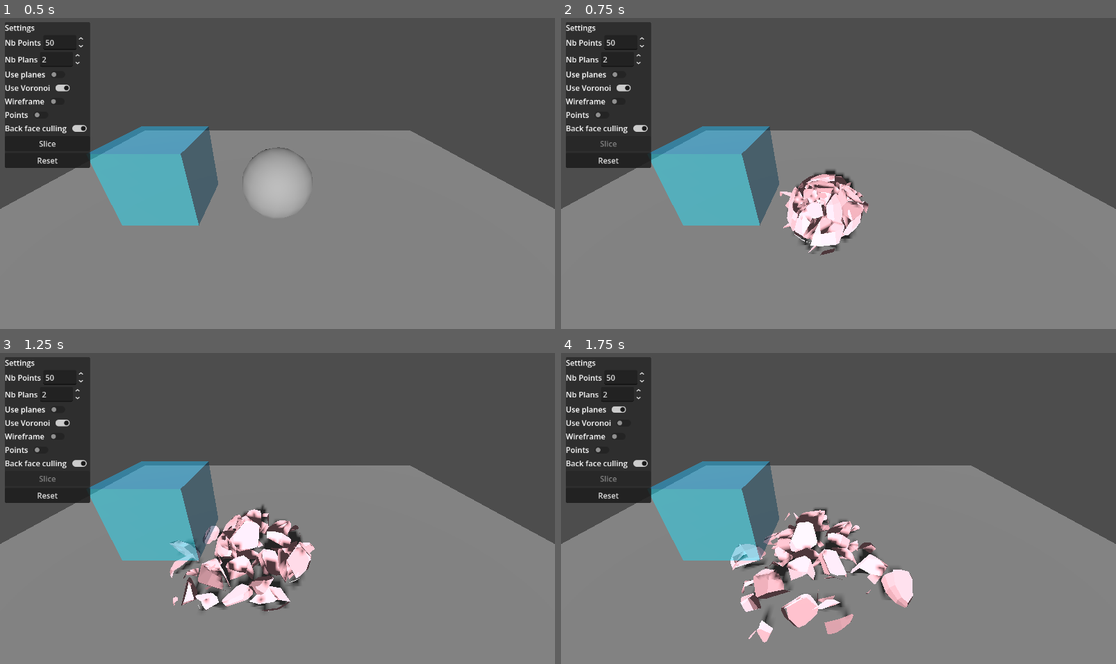
Above: before the commit, frames 1-4 (two rows, left to right).
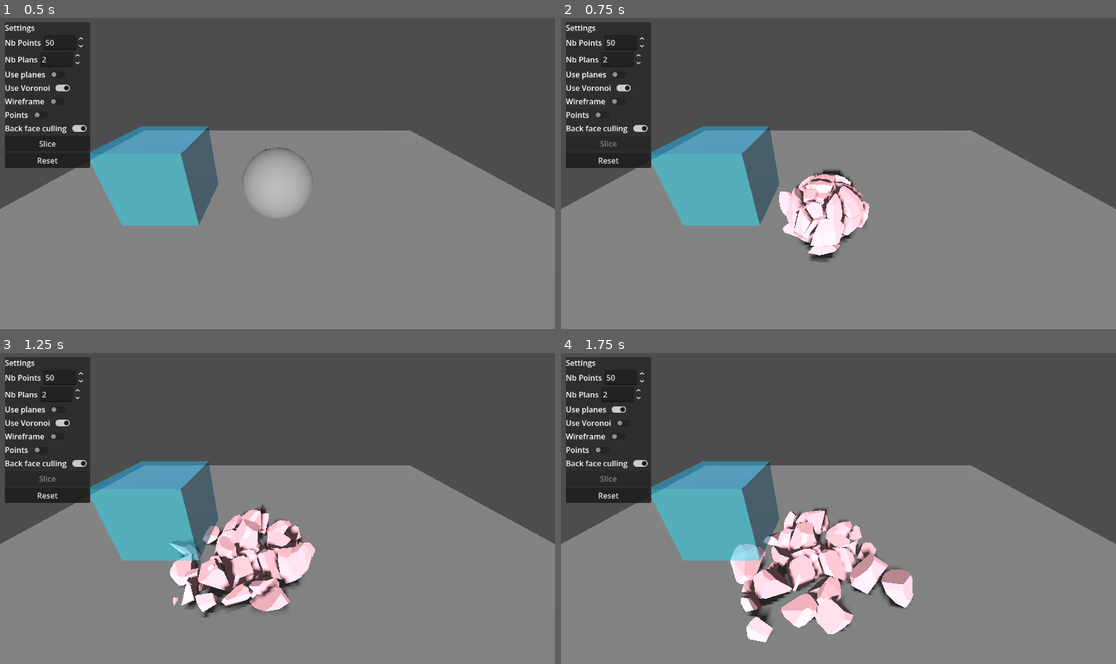
Above: after the commit, the same moments.

Repository: Rashnain/TER-2026
Game: Godot game, scene res://scenes/test.tscn
Same seed, same stepped clock (60 frames per second), same inputs: the game is played once before the commit and once after it.
Inputs (mouse positions are in pixels of both pictures, inside the frame that each line leads up to):
- Up to frame 1 (0.5 s): no input
- Up to frame 2 (0.75 s): click "Slice" at 0.5 s
- Up to frame 3 (1.25 s): no input
- Up to frame 4 (1.75 s): click (616, 408) at 1.25 s

Frame 1 is identical in both runs. In frame 2, 1.6% of the frame differs, in the area x 39-56%, y 48-79%; in frame 3, 3.8%; in frame 4, 5.9%, in the area x 30-64%, y 50-94%.

Commit message:
fix triangle dans le mauvais sens

Diff:
--- a/projet/ter/scripts/mesh_slicer.gd
+++ b/projet/ter/scripts/mesh_slicer.gd
@@ -242,17 +242,15 @@
 
 	var triangles_normals_couple : Array = _extract_triangles_and_normals(array_mesh)
 	var triangles: Array[PackedVector3Array] = triangles_normals_couple[0]
-	var normals: Array[PackedVector3Array] = triangles_normals_couple[1]
 	for cell in vd.cells:
 		var updated_cell : VoronoiDiagram3D.VoronoiCell = cell
 		#var cell_aabb := _aabb_of_voronoi_cell(cell)
 		for ti in triangles.size():
 			var triangle : PackedVector3Array = triangles[ti]
-			var vertices_normals : PackedVector3Array = normals[ti]
 			#if not _aabb_intersects_triangle(cell_aabb, triangle):
 				#continue
 
-			var cutting_plane: Plane = _build_cutting_plane(triangle, vertices_normals)
+			var cutting_plane: Plane = _build_cutting_plane(triangle)
 			var segments : Array = []
 			var new_faces : Array[VoronoiDiagram3D.VoronoiFace] = []
 			for face in updated_cell.faces:
@@ -286,19 +284,26 @@
 
 	for face in cell.faces:
 		var polygon = face.vertices
-		var n := face.normal
 		var triangles := _triangulate_polygon(polygon)
 		for triangle: PackedVector3Array in triangles:
-				var a = triangle[0]
-				var b = triangle[1]
-				var c = triangle[2]
-				var normal = (c - a).cross(b - a).normalized()
+			var a = triangle[0]
+			var b = triangle[1]
+			var c = triangle[2]
+			var normal = (c - a).cross(b - a).normalized()
+			if face.normal.dot(normal) > 0: # même sens
 				vertices.append(a)
 				vertices.append(b)
 				vertices.append(c)
 				normals.append(normal)
 				normals.append(normal)
 				normals.append(normal)
+			else:
+				vertices.append(c)
+				vertices.append(b)
+				vertices.append(a)
+				normals.append(-normal)
+				normals.append(-normal)
+				normals.append(-normal)
 
 	if vertices.is_empty():
 		return null
@@ -398,18 +403,12 @@
 				break
 	return [result, clip_points]
 
-static func _build_cutting_plane(triangle: PackedVector3Array, normals: PackedVector3Array) -> Plane:
+static func _build_cutting_plane(triangle: PackedVector3Array) -> Plane:
 	var v0: Vector3 = triangle[0]
 	var v1: Vector3 = triangle[1]
 	var v2: Vector3 = triangle[2]
-	var n: Vector3 = (v1 - v0).cross(v2 - v0).normalized()
-
-	# Average the vertex normals for this triangle to get the expected facing
-	var vertex_normal: Vector3 = (normals[0] + normals[1] + normals[2]).normalized()
-
-	# If our computed normal points opposite to the mesh normals, flip it
-	if n.dot(vertex_normal) < 0.0:
-		n = -n
+	var n: Vector3 = (v2 - v0).cross(v1 - v0).normalized()
+
 	return Plane(n, v0)
 
 ## Returns an Array of triangles from the original mesh
@@ -451,7 +450,7 @@
 				j += 3
 	return [triangles, triangles_normals]
 
-static func _triangulate_polygon(polygon: Array) -> Array:
+static func _triangulate_polygon(polygon: PackedVector3Array) -> Array[PackedVector3Array]:
 	var triangles: Array[PackedVector3Array] = []
 	var count: int = polygon.size()
 	if count < 3:
